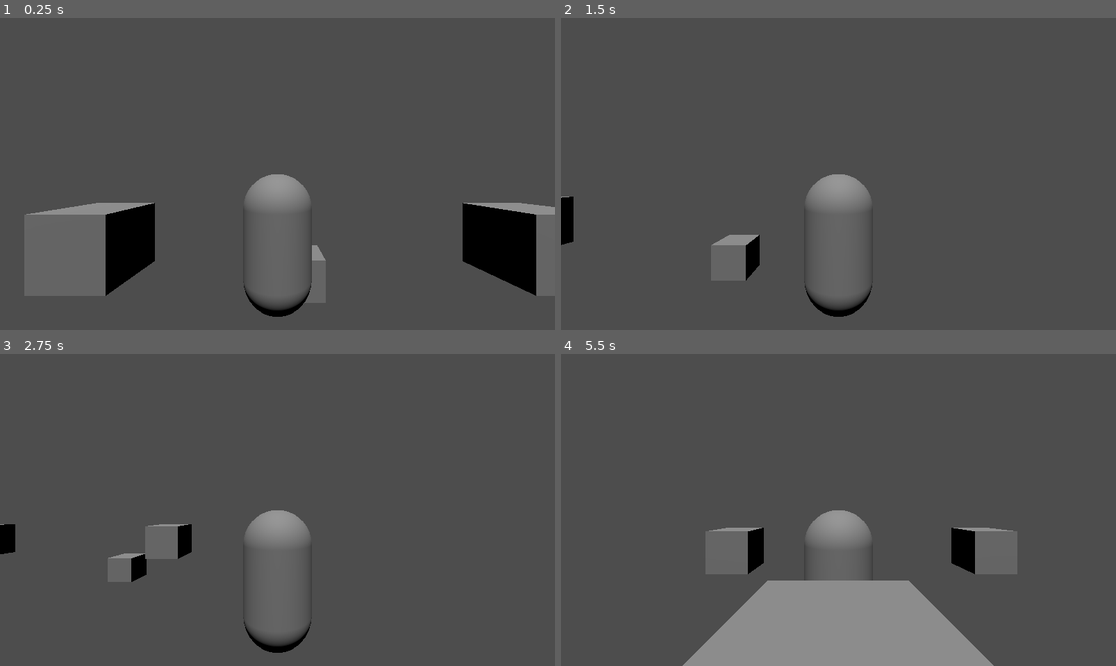
Above: before the commit, frames 1-4 (two rows, left to right).
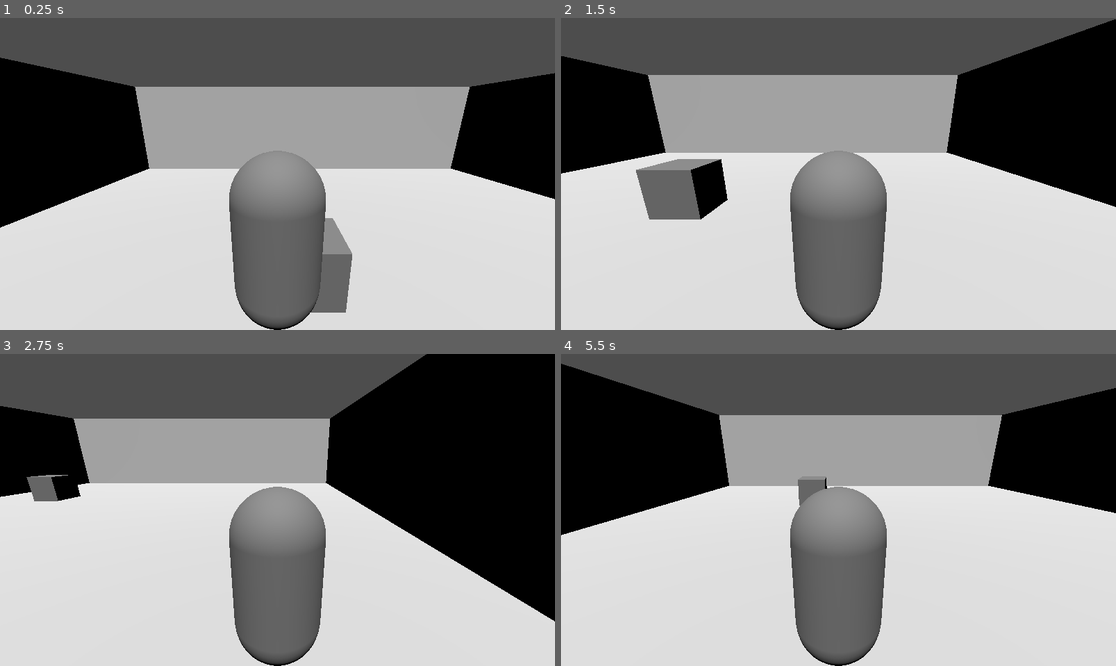
Above: after the commit, the same moments.

Repository: jbannisterly/SetInStone
Game: Godot game, scene res://Scene.tscn
The game is run twice, just before and just after one commit, with the same random seed, the same clock (stepped at 60 frames per second) and the same inputs.
Inputs:
- Up to frame 1 (0.25 s): no input
- Up to frame 2 (1.5 s): tap Enter (ui_accept) at 0.5, 0.77 s; hold D 0.53-1.28 s; hold S from 1.28 s (still down)
- Up to frame 3 (2.75 s): tap Enter (ui_accept) at 1.52 s; release S at 2.03 s; hold D from 2.03 s (still down)
- Up to frame 4 (5.5 s): release D at 2.78 s; hold W 2.78-3.53 s; tap Enter (ui_accept) at 3.02, 3.77, 4.52 s; hold A 3.53-5.03 s; hold S from 5.03 s (still down)

The runs differ from the first frame. In frame 1, 72% of the frame differs, in the area x 0-100%, y 12-100%; in frame 2, 77%; in frame 3, 79%; in frame 4, 80%, in the area x 0-100%, y 3-100%.

Commit message:
collisions and enemy movement rnd

Diff:
--- /dev/null
+++ b/set-in-stone/Enemy.tscn
@@ -0,0 +1,17 @@
+[gd_scene format=3 uid="uid://k5jmmgh42cyj"]
+
+[ext_resource type="Script" uid="uid://dl0kobhsryu7" path="res://enemy.gd" id="1_tt7e2"]
+
+[sub_resource type="BoxMesh" id="BoxMesh_gqquq"]
+
+[sub_resource type="CapsuleShape3D" id="CapsuleShape3D_tt7e2"]
+
+[node name="Node3D" type="CharacterBody3D" unique_id=409435434]
+transform = Transform3D(1, 0, 0, 0, 1, 0, 0, 0, 1, 0, 0.49732715, 0)
+script = ExtResource("1_tt7e2")
+
+[node name="MeshInstance3D" type="MeshInstance3D" parent="." unique_id=237588047]
+mesh = SubResource("BoxMesh_gqquq")
+
+[node name="CollisionShape3D" type="CollisionShape3D" parent="." unique_id=545439492]
+shape = SubResource("CapsuleShape3D_tt7e2")
--- /dev/null
+++ b/set-in-stone/Environment.tscn
@@ -0,0 +1,7 @@
+[gd_scene format=3 uid="uid://cr2j8tqx3fbgg"]
+
+[ext_resource type="PackedScene" uid="uid://bno832mf6qqvg" path="res://test.glb" id="1_ecc80"]
+
+[node name="Environment" type="Node3D" unique_id=1047686709]
+
+[node name="test" parent="." unique_id=861193713 instance=ExtResource("1_ecc80")]
--- a/set-in-stone/Player.tscn
+++ b/set-in-stone/Player.tscn
@@ -15,8 +15,6 @@
 [node name="CollisionShape3D" type="CollisionShape3D" parent="." unique_id=1045125332]
 shape = SubResource("CapsuleShape3D_0rwas")
 
-[node name="SpringArm3D" type="SpringArm3D" parent="." unique_id=1911090892]
-transform = Transform3D(-1, 0, -8.742278e-08, 0, 1, 0, 8.742278e-08, 0, -1, 0, 1, -2)
-
-[node name="Camera3D" type="Camera3D" parent="SpringArm3D" unique_id=2067000389]
+[node name="Camera3D" type="Camera3D" parent="." unique_id=2067000389]
+transform = Transform3D(-1, -2.441013e-08, 8.529066e-08, 0, 1.0068324, 0.270561, -8.742278e-08, 0.27921933, -0.97561145, 0, 1.3230491, -2)
 current = true
--- a/set-in-stone/Scene.tscn
+++ b/set-in-stone/Scene.tscn
@@ -1,23 +1,18 @@
 [gd_scene format=3 uid="uid://lbwfa76sgdfw"]
 
 [ext_resource type="PackedScene" uid="uid://chv3rwgouf4iw" path="res://Player.tscn" id="1_t6lng"]
-[ext_resource type="PackedScene" uid="uid://bcwda3rd0jmhc" path="res://test_cube.tscn" id="2_4cvuw"]
+[ext_resource type="PackedScene" uid="uid://k5jmmgh42cyj" path="res://Enemy.tscn" id="2_4cvuw"]
+[ext_resource type="PackedScene" uid="uid://bno832mf6qqvg" path="res://test.glb" id="3_j2eoc"]
 
 [node name="Main" type="Node3D" unique_id=2051597188]
 
 [node name="Player" parent="." unique_id=848546064 instance=ExtResource("1_t6lng")]
-
-[node name="Node3D" parent="." unique_id=946068556 instance=ExtResource("2_4cvuw")]
-transform = Transform3D(1, 0, 0, 0, 1, 0, 0, 0, 1, 2.6154518, 0, 0)
-
-[node name="Node3D2" parent="." unique_id=1500948735 instance=ExtResource("2_4cvuw")]
-transform = Transform3D(1, 0, 0, 0, 1, 0, 0, 0, 1, -0.62742937, -1.5220637, 2.2617393)
-
-[node name="Node3D3" parent="." unique_id=1317913754 instance=ExtResource("2_4cvuw")]
-transform = Transform3D(1, 0, 0, 0, 1, 0, 0, 0, 1, 0, 0, -4.30848)
-
-[node name="Node3D4" parent="." unique_id=559755593 instance=ExtResource("2_4cvuw")]
-transform = Transform3D(1, 0, 0, 0, 1, 0, 0, 0, 1, -3.6859384, 0, 0)
+transform = Transform3D(1, 0, 0, 0, 1, 0, 0, 0, 1, 0, 1.1911283, 0)
 
 [node name="DirectionalLight3D" type="DirectionalLight3D" parent="." unique_id=1575724858]
 transform = Transform3D(1, 1.7484555e-07, 0, 7.6921424e-08, -0.43993926, 0.89802754, 1.5701612e-07, -0.89802754, -0.43993926, 0, 2, 0)
+
+[node name="Node3D" parent="." unique_id=409435434 instance=ExtResource("2_4cvuw")]
+
+[node name="test" parent="." unique_id=861193713 instance=ExtResource("3_j2eoc")]
+transform = Transform3D(1, 0, 0, 0, 1, 0, 0, 0, 1, -0.9546417, -0.8591076, 0.15021873)
--- /dev/null
+++ b/set-in-stone/enemy.gd
@@ -0,0 +1,34 @@
+extends CharacterBody3D
+
+const SPEED = 5
+var target = Vector3(0,0,0)
+var total_delta = 0
+
+# Called when the node enters the scene tree for the first time.
+func _ready() -> void:
+	pass # Replace with function body.
+
+
+func _process(delta: float) -> void:
+	total_delta += delta
+	if total_delta > 2:
+		target = Vector3(randf() * 1000 - 500, 0, randf() * 1000 - 500)
+		total_delta = 0
+
+
+# Called every frame. 'delta' is the elapsed time since the previous frame.
+func _physics_process(delta: float) -> void:
+
+	var direction := Vector3(target - position).normalized()
+	if direction:
+		velocity.x = direction.x * SPEED
+		velocity.z = direction.z * SPEED
+	else:
+		velocity.x = move_toward(velocity.x, 0, SPEED)
+		velocity.z = move_toward(velocity.z, 0, SPEED)
+
+	move_and_slide()
+
+	position.y = 0
+
+	pass
--- a/set-in-stone/project.godot
+++ b/set-in-stone/project.godot
@@ -15,6 +15,10 @@
 config/features=PackedStringArray("4.6", "Mobile")
 config/icon="res://icon.svg"
 
+[filesystem]
+
+import/blender/enabled=false
+
 [physics]
 
 3d/physics_engine="Jolt Physics"
Not shown, added: set-in-stone/enemy.gd.uid
Binary file added: set-in-stone/test.glb
Not shown, added: set-in-stone/test.glb.import
Not shown, added: models/test.blend
Not shown, added: models/test.blend1
Not shown, added: models/test.glb
Not shown, added: set-in-stone/test.blend
